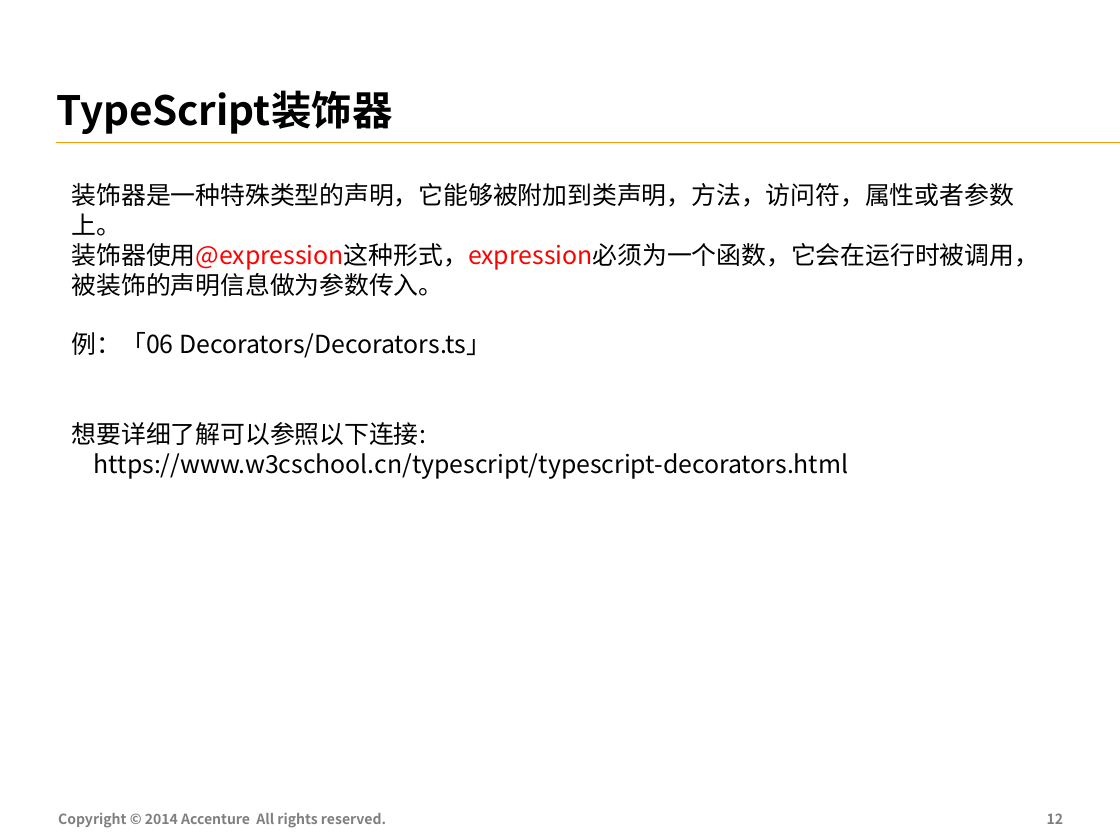
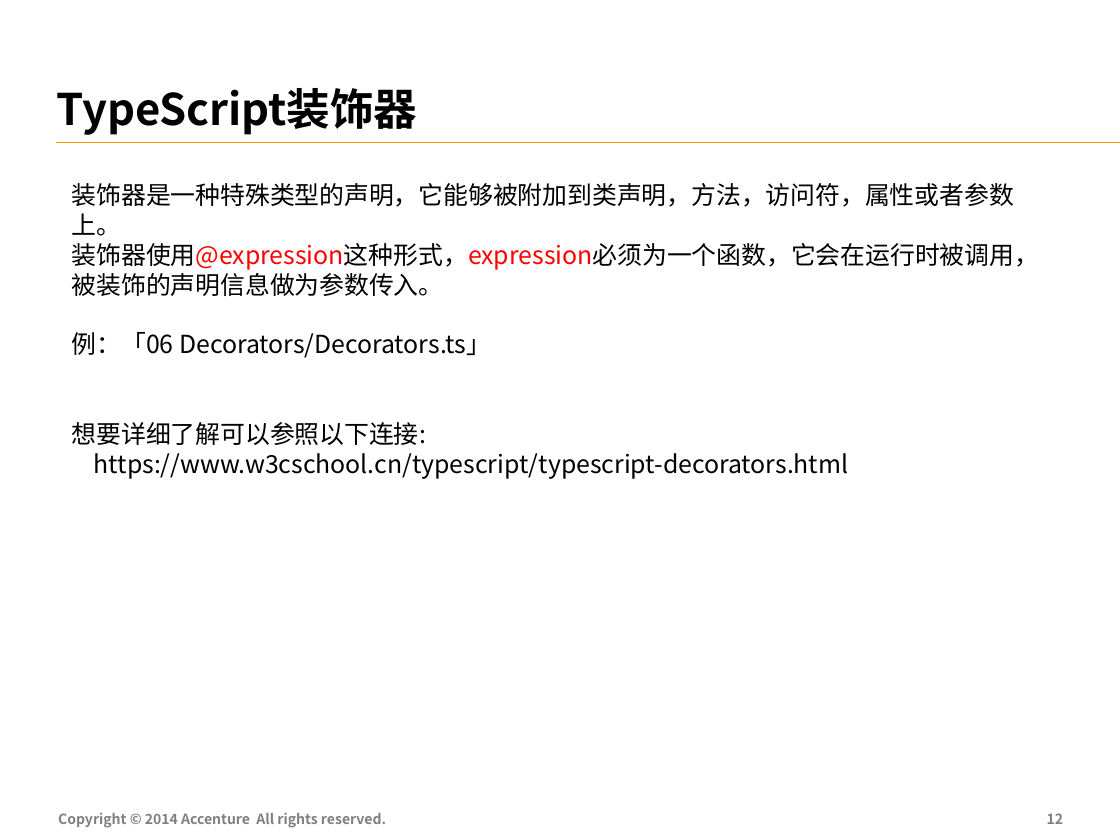
Before and after one commit to FS-Angular-Interest-Group/AngularTraining, a slide deck: slide 13 of PPT/02-Accenture-FS-Angular-TypeScript.pptx. Drawn at 1120x840 pixels with LibreOffice and Linux fonts; fonts in the diff are those of the drawing. Boxes give left, top, right and bottom in pixels: in the first picture for what was removed or moved away, otherwise in the second. Text is boxed around its words. In the diff, an @@ line names an element or a change of style, - is before the commit and + after.

```diff
--- a/PPT/02-Accenture-FS-Angular-TypeScript.pptx
+++ b/PPT/02-Accenture-FS-Angular-TypeScript.pptx
@@ text "TypeScript装饰器" at (x1=56, y1=88, x2=417, y2=135): size 26 to 28 pt @@
```
Also in this commit, not shown: 11 other slides changed.
